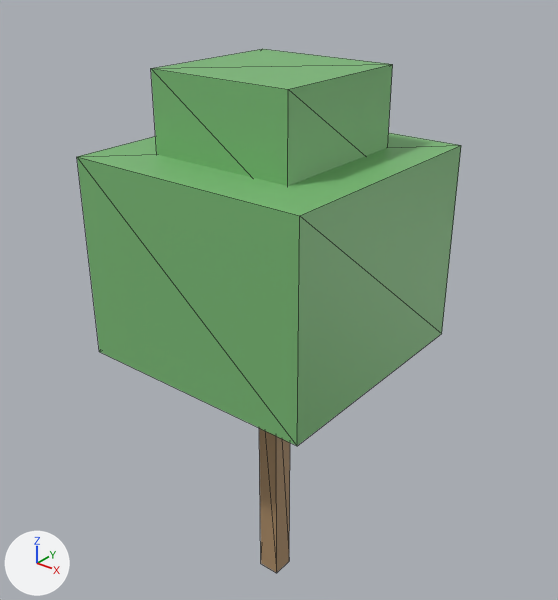
Renders of the glTF model data/islands/disksaver/glb/Prop_DS_Tree_17.glb from each side of a commit.
Rendered twice from a 50 mm lens placed at (5.49, -6.77, 8.58), pointed at (-0.1, 0.22, 4.24). The axes (+X, +Y, +Z) are drawn at lower left. The lights are the same throughout. The picture after the commit comes second. Mesh edges are drawn as thin lines. Vertices at exactly the same position are counted once.
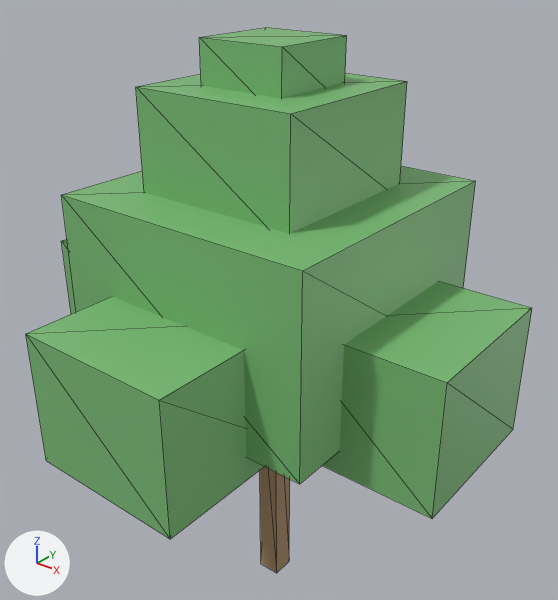
Pixel boxes (x1, y1, x2, y2) of what changed, in the pictures (558 x 600 px):
```json
{"object": "Cube.001", "change": "moved, rescaled", "before": [77, 133, 461, 446], "after": [61, 166, 475, 484], "on screen": "8% wider"}
{"object": "Cube.002", "change": "moved, rescaled", "before": [151, 49, 393, 186], "after": [322, 281, 532, 518]}
{"object": "Cube.005", "change": "added", "after": [26, 297, 265, 539], "on screen": "green"}
{"object": "Cube.006", "change": "added", "after": [136, 73, 407, 234], "on screen": "green"}
{"object": "Cube.007", "change": "added", "after": [199, 28, 347, 98], "on screen": "green"}
{"object": "Cube.003", "change": "added", "after": [62, 239, 76, 314], "on screen": "green"}
```

The change, as JSON lines over the scene's bpy script:
```json
{"block": "me_cube_1469", "where": "# used by ob_cube_001; location = (0.0, 0.0, 0.0)"}
{"op": "remove", "block": "me_cube_1469", "code": "me_cube_1469.from_pydata(...)  # 8 vertices, 12 faces; spans x -1.56..1.56, y -1.56..1.56, z 3.75..6.25"}
{"op": "add", "block": "me_cube_1469", "code": "me_cube_1469.from_pydata(...)  # 8 vertices, 12 faces; spans x -1.72..1.72, y -1.72..1.72, z 3.44..5.81"}
{"block": "me_cube_1469", "change": "me_cube_1469 part 1: the whole mesh is scaled about its middle by (1.1, 1.1, 0.95), then moved by (0.0, 0.0, -0.38)"}
{"block": "me_cube_1470", "where": "# used by ob_cube_002; location = (0.0, 0.0, 0.0)"}
{"op": "remove", "block": "me_cube_1470", "code": "me_cube_1470.from_pydata(...)  # 8 vertices, 12 faces; spans x -0.94..0.94, y -0.94..0.94, z 5.94..7.19"}
{"op": "add", "block": "me_cube_1470", "code": "me_cube_1470.from_pydata(...)  # 8 vertices, 12 faces; spans x 0.88..2.88, y -1.0..1.0, z 3.12..4.75"}
{"block": "me_cube_1470", "change": "me_cube_1470 part 2: the whole mesh is scaled about its middle by (1.07, 1.07, 1.3), then moved by (1.87, 0.0, -2.62)"}
{"op": "add", "block": "me_cube_1560", "code": ["me_cube_1560 = bpy.data.meshes.new('Cube.1560')", "me_cube_1560.from_pydata(...)  # a box spanning x -0.562..0.562, y -0.562..0.562, z 6.75..7.5", "me_cube_1560.materials.append(mat_ds_leaf1)  # green #7abb76"]}
{"op": "add", "block": "me_cube_1559", "code": ["me_cube_1559 = bpy.data.meshes.new('Cube.1559')", "me_cube_1559.from_pydata(...)  # a box spanning x -1.06..1.06, y -1.06..1.06, z 5.62..7.0", "me_cube_1559.materials.append(mat_ds_leaf1)  # green #7abb76"]}
{"op": "add", "block": "me_cube_1558", "code": ["me_cube_1558 = bpy.data.meshes.new('Cube.1558')", "me_cube_1558.from_pydata(...)  # a box spanning x -1.0..1.0, y -2.88..-0.88, z 3.12..4.75", "me_cube_1558.materials.append(mat_ds_leaf1)  # green #7abb76"]}
{"op": "add", "block": "me_cube_1556", "code": ["me_cube_1556 = bpy.data.meshes.new('Cube.1556')", "me_cube_1556.from_pydata(...)  # a box spanning x -2.88..-0.88, y -1.0..1.0, z 3.12..4.75", "me_cube_1556.materials.append(mat_ds_leaf1)  # green #7abb76"]}
{"op": "add", "block": "ob_cube_007", "code": ["ob_cube_007 = bpy.data.objects.new('Cube.007', me_cube_1560)", "ob_cube_007.location = (0.0, 0.0, 0.0)"]}
{"op": "add", "block": "ob_cube_006", "code": ["ob_cube_006 = bpy.data.objects.new('Cube.006', me_cube_1559)", "ob_cube_006.location = (0.0, 0.0, 0.0)"]}
{"op": "add", "block": "ob_cube_005", "code": ["ob_cube_005 = bpy.data.objects.new('Cube.005', me_cube_1558)", "ob_cube_005.location = (0.0, 0.0, 0.0)"]}
{"op": "add", "block": "ob_cube_003", "code": ["ob_cube_003 = bpy.data.objects.new('Cube.003', me_cube_1556)", "ob_cube_003.location = (0.0, 0.0, 0.0)"]}
```
